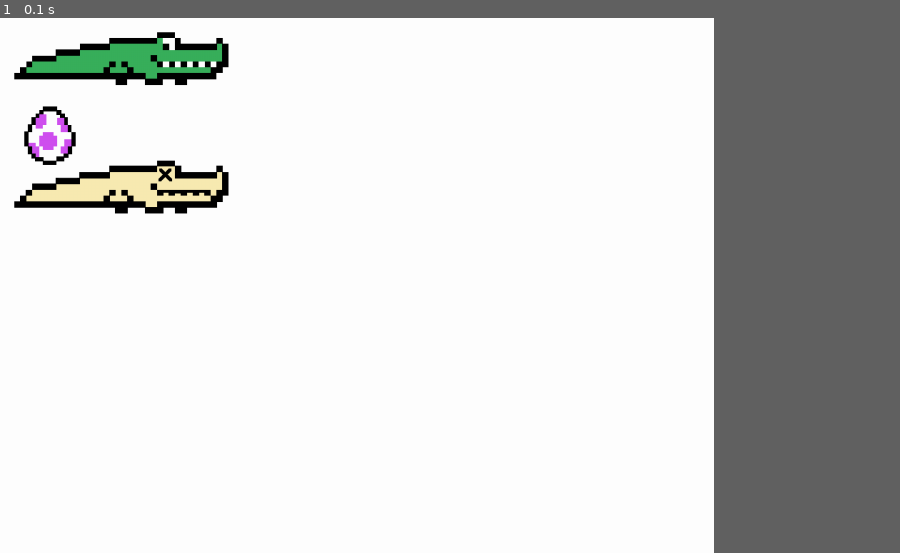
Above: before the commit, frame 1.
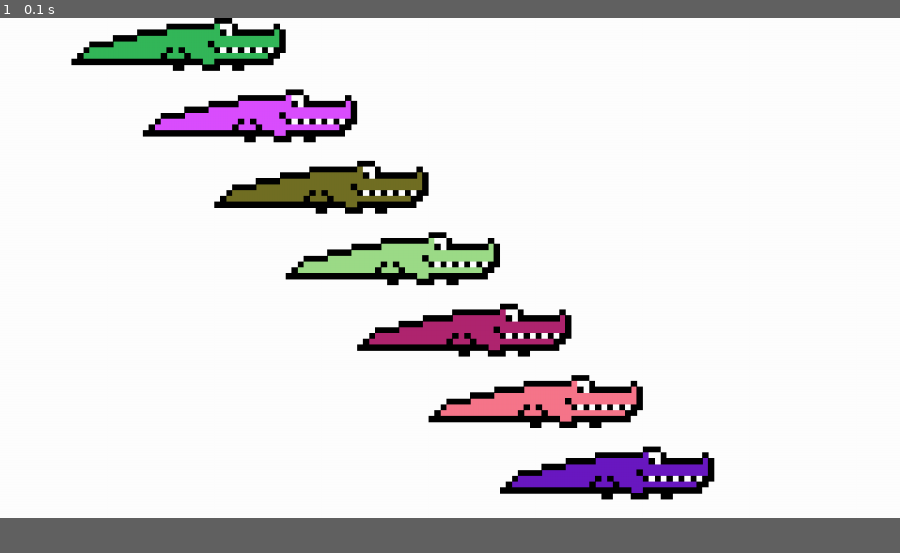
Above: after the commit, the same moment.

Repository: cerule7/LambdaGators
Game: pygame game, started from LambdaGators.py
The game is run twice, just before and just after one commit, with the same random seed, the same clock (stepped at 60 frames per second) and the same inputs.
Inputs:
- Up to frame 1 (0.1 s): no input
The window is 714x535 before the commit and 900x500 after it. Grey fills any space a smaller window leaves; there, only what the larger window draws over its background counts as a difference.

The runs differ from the first frame. In frame 1, 13% of the frame differs, in the area x 1-80%, y 0-91%.

Commit message:
New Color Test

Diff:
--- a/LambdaGators.py
+++ b/LambdaGators.py
@@ -3,11 +3,11 @@
 import random
 
 def randomColor():
-        x = random.randint(10, 240)
-        y = random.randint(10, 240)
-        z = random.randint(10, 240)
+        r = random.randint(0, 255)
+        g = random.randint(0, 255)
+        b = random.randint(0, 255)
 
-        return (x, y, z)
+        return (r, g, b)
 
 def render(varList):
         baseColor = (65, 195, 172) #constant value of the base color gator
@@ -32,11 +32,11 @@
         imgDict["dead"] = pg.image.load('Resources/dead_alligator.png')
         return imgDict
 
-test = ["a" , "b", "c"]
+test = ["a" , "b", "c", "d", "e", "f", "g"]
 images = render(test)
 
 pg.init()
-screen = pg.display.set_mode((1000, 750))
+screen = pg.display.set_mode((1260, 700))
 done = False
 clock = pg.time.Clock()
 
@@ -47,9 +47,13 @@
 
         screen.fill((255, 255, 255))
 
-        screen.blit(images["a"]["alligator"], (20, 20))
-        screen.blit(images["b"]["egg"], (20, 115))
-        screen.blit(images["dead"], (20, 200))
+        screen.blit(images["a"]["alligator"], (100, 0))
+        screen.blit(images["b"]["alligator"], (200, 100))
+        screen.blit(images["c"]["alligator"], (300, 200))
+        screen.blit(images["d"]["alligator"], (400, 300))
+        screen.blit(images["e"]["alligator"], (500, 400))
+        screen.blit(images["f"]["alligator"], (600, 500))
+        screen.blit(images["g"]["alligator"], (700, 600))
 
         pg.display.flip()
         clock.tick(60)
